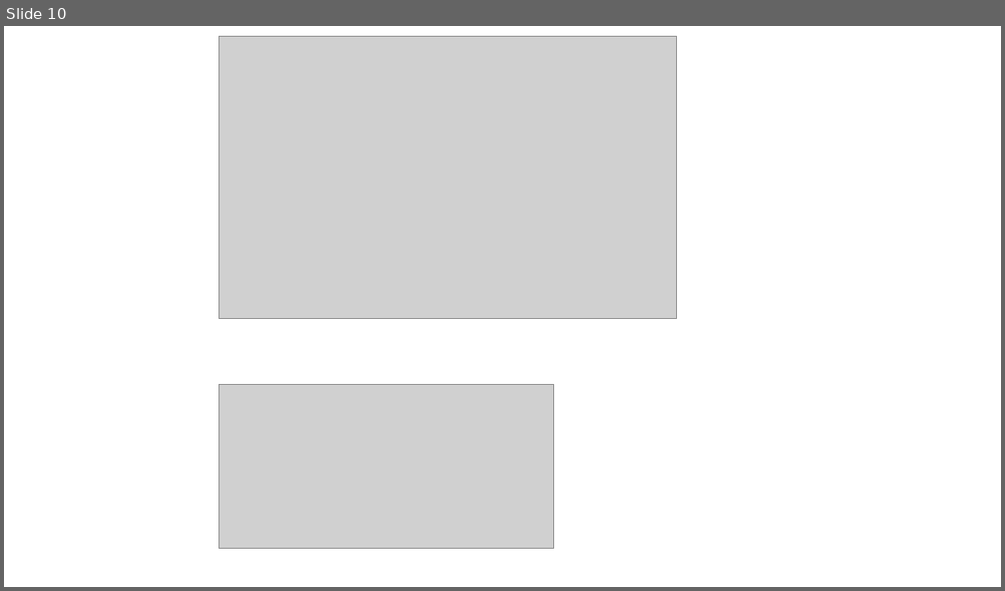
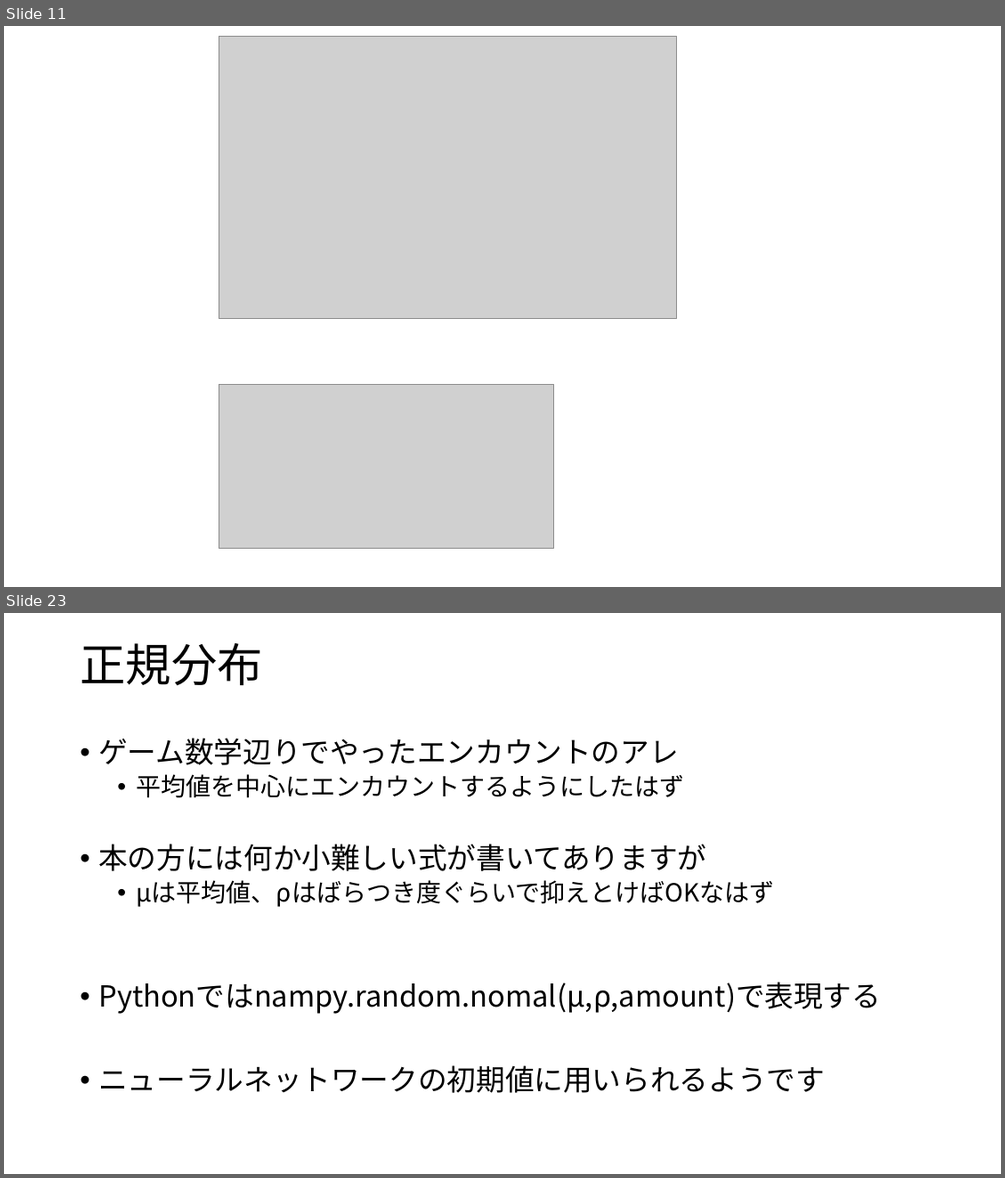
Before and after one commit to Ushiris/Rinkou, a slide deck: はじめてのディープラーニング.pptx. Shown one above the other, each under a label of ours: slide 10 before the commit, slides 11 and 23 after it; the slides between them are not shown. The pictures are 1005x591 and 1005x1178 pixels, drawn with LibreOffice and Linux fonts; fonts in the diff are those of the drawing; grey boxes stand for pictures. Boxes give left, top, right and bottom in pixels: in the first picture for what was removed or moved away, otherwise in the second. Text is boxed around its words. In the diff, an @@ line names an element or a change of style, - is before the commit and + after.

```diff
--- a/はじめてのディープラーニング.pptx
+++ b/はじめてのディープラーニング.pptx
@@ slide 23 added at (x1=4, y1=613, x2=1001, y2=1174), background #FFFFFF @@
@@ title added at (x1=80, y1=643, x2=262, y2=686), 44 pt, text #000000 @@
+正規分布
@@ text added at (x1=98, y1=738, x2=881, y2=1093), 28 pt, text #000000 @@
+• ゲーム数学辺りでやったエンカウントのアレ
+  • 平均値を中心にエンカウントするようにしたはず
+• 本の方には何か小難しい式が書いてありますが
+  • μは平均値、ρはばらつき度ぐらいで抑えとけばOKなはず
+• Pythonではnampy.random.nomal(μ,ρ,amount)で表現する
+• ニューラルネットワークの初期値に用いられるようです
@@ what was slide 10 is now slide 11 @@
```
Also in this commit, not shown: 6 slides changed, 9 other slides added.
